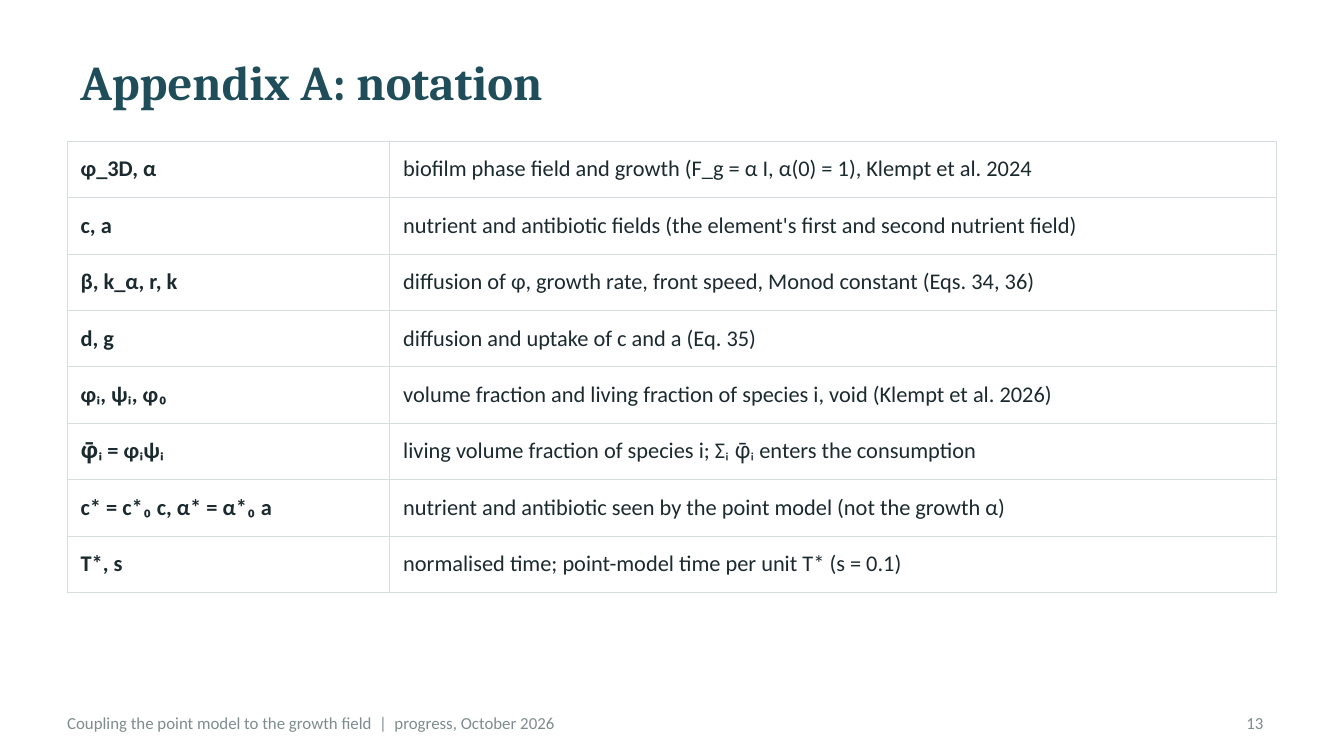
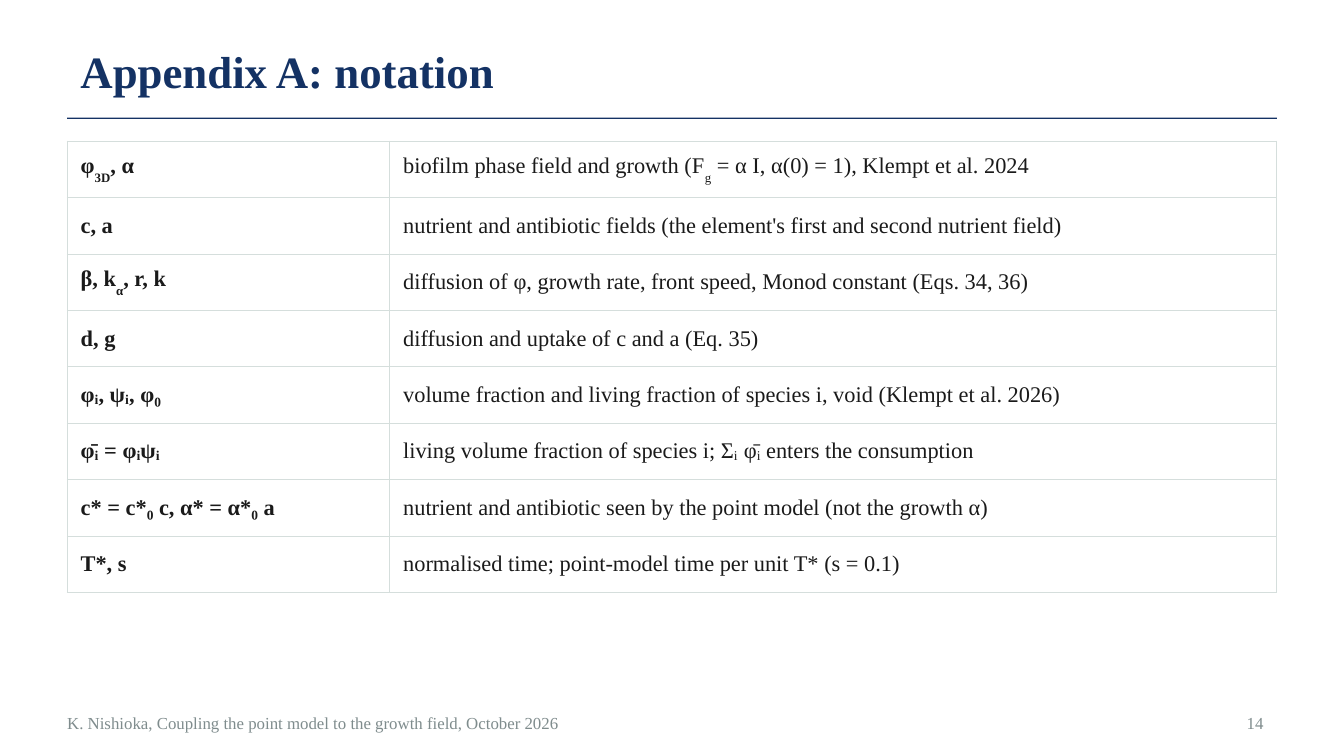
Before and after one commit to keisuke58/pde-fem-biofilm, a slide deck: slide 14 of slides_progress_2026-10.pptx (slide 13 before the commit). Drawn at 1344x756 pixels with LibreOffice and Linux fonts; fonts in the diff are those of the drawing. Boxes give left, top, right and bottom in pixels: in the first picture for what was removed or moved away, otherwise in the second. Text is boxed around its words. In the diff, an @@ line names an element or a change of style, - is before the commit and + after.

Commit message:
Progress deck (pptx) in the thesis style: Times, numbered captions, references

```diff
--- a/slides_progress_2026-10.pptx
+++ b/slides_progress_2026-10.pptx
@@ title "Appendix A: notation": place and size @@
-title "Appendix A: notation" at box(80, 66, 542, 110)
+title "Appendix A: notation" at box(80, 57, 493, 98)
@@ title "Appendix A: notation" at box(80, 57, 493, 98): size 26 to 24 pt, font Cambria to Times New Roman, text colour #1F4E5A to #143264 @@
@@ line added from (67, 118) to (1277, 118), #143264 0.75 pt @@
@@ table at box(67, 141, 1277, 580) @@
-row 1, column 1: φ_3D, α
+row 1, column 1: φ3D, α
-row 1, column 2: biofilm phase field and growth (F_g = α I, α(0) = 1), Klempt et al. 2024
+row 1, column 2: biofilm phase field and growth (Fg = α I, α(0) = 1), Klempt et al. 2024
-row 3, column 1: β, k_α, r, k
+row 3, column 1: β, kα, r, k
@@ font Calibri to Times New Roman, text colour #1B2A2F to #1A1A1A in "c, a", "nutrient and antibiotic fields (the element's first ...", "diffusion of φ, growth rate, front speed, ...", "d, g" and 9 more places @@
@@ text at box(67, 717, 559, 733): text changed; font Calibri to Times New Roman @@
-Coupling the point model to the growth field | progress, October 2026
+K. Nishioka, Coupling the point model to the growth field, October 2026
@@ page number at box(1247, 718, 1264, 729): text changed; font Calibri to Times New Roman @@
-13
+14
```
Also in this commit, not shown: 13 other slides changed, 1 slide added.
